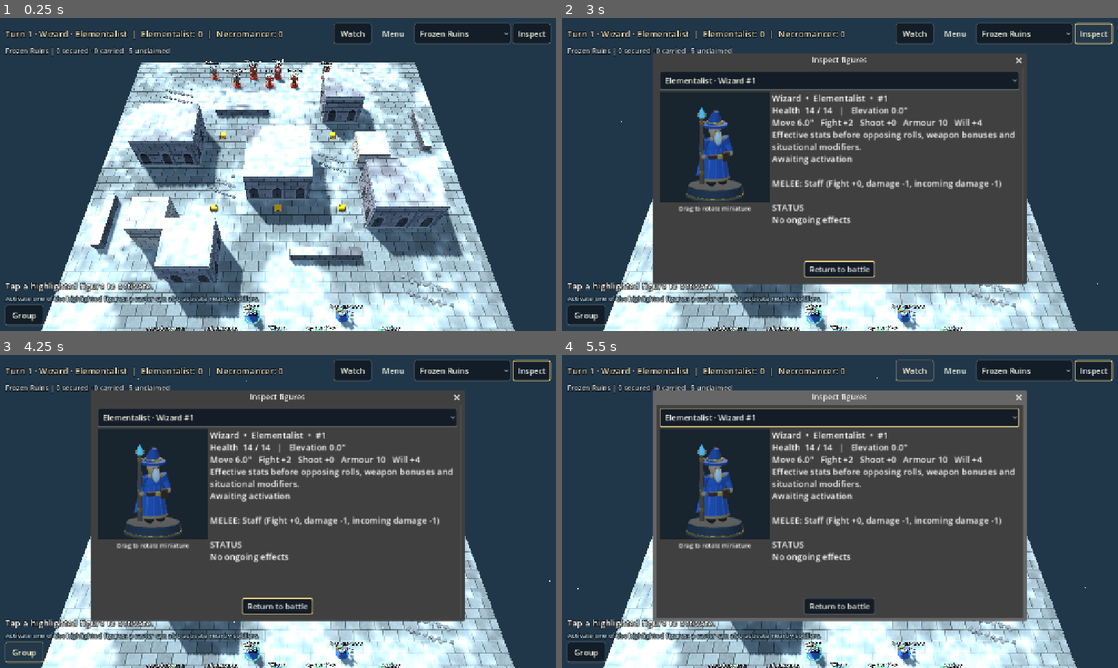
Above: before the commit, frames 1-4 (two rows, left to right).
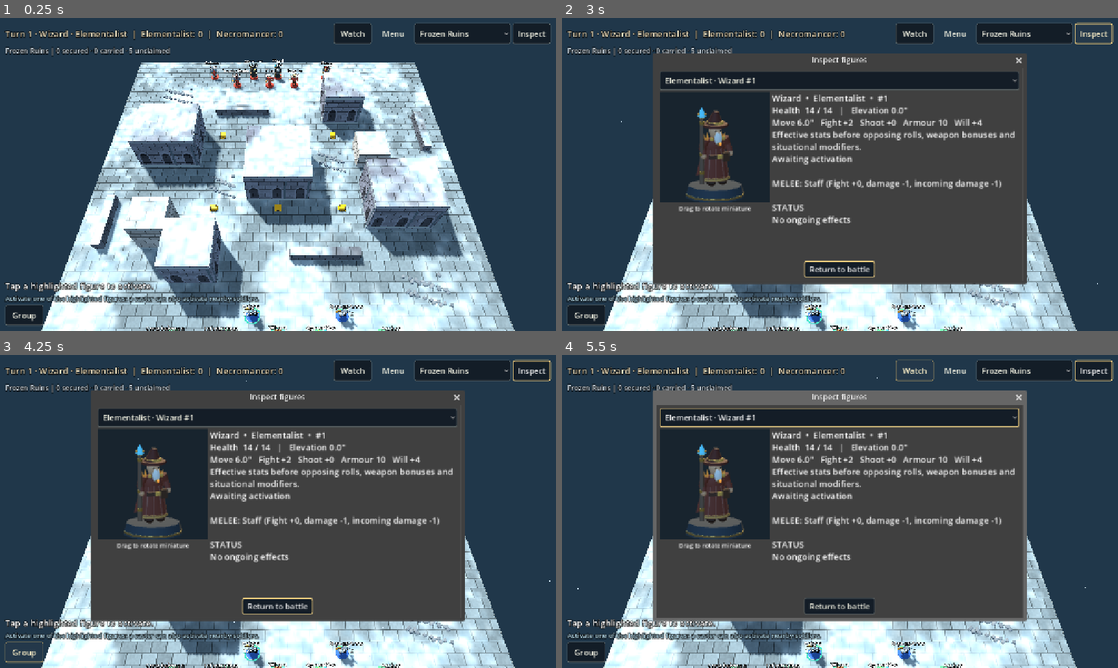
Above: after the commit, the same moments.

Repository: drag0nblad3/Frostgame
Game: Godot game, scene res://scenes/main.tscn
Same seed, same stepped clock (60 frames per second), same inputs: the game is played once before the commit and once after it.
Inputs:
- Up to frame 1 (0.25 s): no input
- Up to frame 2 (3 s): click "Watch" at 0.5 s; click "Watch" at 1.25 s; click "Frozen Ruins" at 2 s; click "Inspect" at 2.75 s
- Up to frame 3 (4.25 s): click "Group" at 3.5 s
- Up to frame 4 (5.5 s): click "Elementalist · Wizard #1" at 4.25 s; click "Watch" at 5 s

The runs differ from the first frame. In frame 1, less than 0.1% of the frame differs, in the area x 45-58%, y 14-100%; in frame 2, 0.7%, in the area x 24-58%, y 29-100%; in frame 3, 0.7%; in frame 4, 0.7%.

Commit message:
Give all ten wizard schools distinct painted robes, ornaments and recruitment previews

Diff:
--- a/src/core/state/battle_snapshot.gd
+++ b/src/core/state/battle_snapshot.gd
@@ -3,7 +3,7 @@
 ## Local, versioned checkpoint. No objects or suspended callbacks are deserialized.
 const VERSION := 1
 const PATH := "user://frostgame_battle_v1.dat"
-const STATE := ["side_names", "turn", "phase", "push_winner", "push_los …(505 unchanged characters)…
+const STATE := ["side_names", "side_schools", "turn", "phase", "push_winner", "push_los …(505 unchanged characters)…
 const EARLY := ["leaders", "eligible", "used", "closed"]
 const GROUP := ["stage", "side", "members", "pending"]
 const TOKEN := ["id", "pos", "carrier_id", "secured_by", "lost", "ever_collected", "central", "frozen"]
--- a/src/core/state/game_state.gd
+++ b/src/core/state/game_state.gd
@@ -7,6 +7,8 @@
 var board: Board
 var figures: Array[Figure] = []
 var side_names: Array[String] = []
+## Optional declared school for presentation; empty for old checkpoints or generic warbands.
+var side_schools := {}
 var turn := 0
 var phase := Phase.WIZARD
 var early := EarlyPhase.new()
--- a/src/core/state/scenario_loader.gd
+++ b/src/core/state/scenario_loader.gd
@@ -30,6 +30,10 @@
 	for side in warbands.size():
 		var wb: Dictionary = warbands[side]
 		s.side_names.append(wb.get("name", "Warband %d" % (side + 1)))
+		var schools: Dictionary = JsonFile.read("res://data/schools.json")
+		var school := str(wb.get("school", wb.get("name", ""))).to_lower()
+		if schools.has(school):
+			s.side_schools[side] = school
 		s.spellbooks[side] = wb.get("spells", {})
 		if wb.get("telescope", false):
 			s.telescope_ready[side] = true
--- a/src/view/hud/figure_inspector.gd
+++ b/src/view/hud/figure_inspector.gd
@@ -74,7 +74,7 @@
 	if f != null:
 		_body.text = describe(_state, f)
 		var color: Color = Color(0.65, 0.45, 0.75) if f.side < 0 else FigureView.SIDE_COLORS[f.side % FigureView.SIDE_COLORS.size()]
-		_portrait.set_figure(f, color)
+		_portrait.set_figure(f, color, SchoolArt.of_figure(f))
 
 
 static func describe(s: GameState, f: Figure) -> String:
--- a/src/view/hud/miniature_portrait.gd
+++ b/src/view/hud/miniature_portrait.gd
@@ -53,17 +53,17 @@
 	set_process(false)
 
 
-func set_figure(f: Figure, color: Color) -> void:
+func set_figure(f: Figure, color: Color, school: String = "") -> void:
 	if not is_instance_valid(_turntable):
 		return
-	var next := "%s:%s:%s:%s:%s" % [f.def.id, f.id, f.melee.id if f.melee != null else "", f.ranged.id if f.ranged != null else "", color]
+	var next := "%s:%s:%s:%s:%s:%s" % [f.def.id, f.id, f.melee.id if f.melee != null else "", f.ranged.id if f.ranged != null else "", color, school]
 	if next == _key:
 		return
 	_key = next
 	if is_instance_valid(_model):
 		_turntable.remove_child(_model)
 		_model.queue_free()
-	_model = MiniatureFactory.create(f, color)
+	_model = MiniatureFactory.create(f, color, school)
 	_turntable.add_child(_model)
 	_turntable.rotation.y = 0.0
 	var box := _bounds(_model, _model.transform)
--- a/src/view/hud/warband_setup.gd
+++ b/src/view/hud/warband_setup.gd
@@ -15,6 +15,7 @@
 var _hire: Button
 var _recruit_portrait: MiniaturePortrait
 var _recruit_info: Label
+var _wizard_portrait: MiniaturePortrait
 
 
 func setup(db: FigureDb) -> void:
@@ -45,6 +46,9 @@
 			_school.select(_school.item_count - 1)
 	body.add_child(_school)
 	_school.item_selected.connect(_change_school)
+	_wizard_portrait = MiniaturePortrait.new()
+	_wizard_portrait.custom_minimum_size = Vector2(260, 190)
+	body.add_child(_wizard_portrait)
 	_spell_rows = VBoxContainer.new()
 	body.add_child(_spell_rows)
 	_apprentice = CheckBox.new()
@@ -137,6 +141,8 @@
 func _update() -> void:
 	if _summary == null:
 		return
+	var wizard_def := CasterLoadout.definition(draft.db.get_def("wizard"), draft.wizard_weapons, draft.db)
+	_wizard_portrait.set_figure(Figure.new(0, wizard_def, 0, Vector2.ZERO, draft.db.unarmed()), FigureView.SIDE_COLORS[0], draft.school)
 	_roster.clear()
 	for id in draft.soldiers:
 		var d := draft.db.get_def(id)
--- a/src/view/miniature_factory.gd
+++ b/src/view/miniature_factory.gd
@@ -8,7 +8,7 @@
 const SKIN := Color(0.78, 0.61, 0.46)
 
 
-static func create(f: Figure, faction: Color) -> Node3D:
+static func create(f: Figure, faction: Color, school_override: String = "") -> Node3D:
 	var model := Node3D.new()
 	var color := faction
 	if CreatureSculpt.create(model, f, faction) or MonsterSculpt.create(model, f):
@@ -20,11 +20,13 @@
 		animal(model, f.def.id)
 	else:
 		var caster := f.def.role in ["wizard", "apprentice"]
+		var school := school_override if not school_override.is_empty() else SchoolArt.of_figure(f)
+		var cloth_color := SchoolArt.cloth(school, faction) if caster else faction
 		var undead := f.def.traits.has("undead")
 		var demon := f.def.traits.has("demon")
 		var large := f.def.traits.has("large")
 		var skin := BONE if undead else (Color(0.62, 0.24, 0.26) if demon else SKIN)
-		var coat := Color(0.29, 0.38, 0.45) if undead else faction.darkened(0.30)
+		var coat := Color(0.29, 0.38, 0.45) if undead else cloth_color.darkened(0.20)
 		var metal := f.def.armour >= 11 and not caster
 		for x: float in [-0.13, 0.13]:
 			CreatureSculpt.limb(model, Vector3(x * 0.86, 0.58, 0), Vector3(x * 1.14, 0.17, 0.035), 0.105, LEATHER, 0.81)
@@ -45,12 +47,13 @@
 		sphere(model, Vector3(0, 1.30, -0.015), Vector3(0.32, 0.38, 0.31), skin)
 		if caster:
 			if f.def.role == "wizard":
-				cylinder(model, Vector3(0, 1.59, 0), 0.065, 0.24, 0.37, faction.darkened(0.40)).rotation.z = 0.12
-				cylinder(model, Vector3(0, 1.45, 0), 0.32, 0.32, 0.055, faction.darkened(0.35))
+				cylinder(model, Vector3(0, 1.59, 0), 0.065, 0.24, 0.37, cloth_color.darkened(0.40)).rotation.z = 0.12
+				cylinder(model, Vector3(0, 1.45, 0), 0.32, 0.32, 0.055, cloth_color.darkened(0.35))
 				cylinder(model, Vector3(0, 1.51, 0), 0.20, 0.21, 0.06, Color(0.76, 0.59, 0.27))
 			else:
-				ClothSculpt.hood(model, faction.darkened(0.45))
-			ClothSculpt.cape(model, faction.darkened(0.12), 0.90 if f.def.role == "wizard" else 0.67)
+				ClothSculpt.hood(model, cloth_color.darkened(0.45))
+			ClothSculpt.cape(model, cloth_color.darkened(0.12), 0.90 if f.def.role == "wizard" else 0.67)
+			SchoolArt.dress(model, school, f.def.role == "apprentice")
 		elif metal:
 			sphere(model, Vector3(0, 1.36, 0.015), Vector3(0.38, 0.34, 0.35), IRON)
 			box(model, Vector3(0, 1.31, -0.18), Vector3(0.28, 0.075, 0.07), Color(0.08, 0.12, 0.16))
--- /dev/null
+++ b/src/view/school_art.gd
@@ -0,0 +1,97 @@
+class_name SchoolArt
+extends RefCounted
+## Original school-specific color schemes and ornaments. Base rings retain team color.
+const PALETTES := {
+	"chronomancer": ["34445d", "b4a46b", "a8ddf0"],
+	"elementalist": ["834334", "d49a51", "ff9a39"],
+	"enchanter": ["265a52", "c6a05c", "9be0b7"],
+	"illusionist": ["594274", "c6b1dc", "d9a5ff"],
+	"necromancer": ["30383a", "b9c7a0", "86e6a0"],
+	"sigilist": ["5a3532", "dbbe88", "ffd38a"],
+	"soothsayer": ["2d536c", "acb9c8", "83d5f4"],
+	"summoner": ["63384b", "b7754a", "ed8da9"],
+	"thaumaturge": ["c2c4af", "b79349", "fff0b0"],
+	"witch": ["4c5936", "ad9b70", "c2df77"]
+}
+
+
+static func of_figure(f: Figure) -> String:
+	if f.battle_ref != null:
+		var s := f.battle_ref.get_ref() as GameState
+		if s != null:
+			return str(s.side_schools.get(f.original_side, ""))
+	return ""
+
+
+static func cloth(school: String, fallback: Color) -> Color:
+	return Color(PALETTES[school][0]) if PALETTES.has(school) else fallback
+
+
+static func accent(school: String) -> Color:
+	return Color(PALETTES[school][1]) if PALETTES.has(school) else Color(0.76,0.59,0.27)
+
+
+static func glow(school: String) -> Color:
+	return Color(PALETTES[school][2]) if PALETTES.has(school) else Color(0.38,0.83,1.0)
+
+
+static func dress(root: Node3D, school: String, apprentice: bool) -> void:
+	if not PALETTES.has(school):
+		return
+	var trim := accent(school)
+	var color := cloth(school, Color.WHITE)
+	var gem := glow(school)
+	# A shared school insignia on the chest, independent of the selected weapon.
+	var pin := MiniatureFactory.sphere(root, Vector3(0,1.04,-0.195),Vector3(0.115,0.145,0.075),trim)
+	WeaponSculpt.metal(pin)
+	CreatureSculpt.eye(root,Vector3(0,1.04,-0.245),gem)
+	match school:
+		"chronomancer":
+			for y: float in [0.57,0.70]:
+				var disc := MiniatureFactory.cylinder(root,Vector3(-0.20,y,-0.21),0.095,0.095,0.035,trim)
+				disc.rotation.x = PI*0.5
+			CreatureSculpt.limb(root,Vector3(-0.27,0.69,-0.24),Vector3(-0.13,0.58,-0.24),0.025,gem,1.0)
+		"elementalist":
+			for side: float in [-1.0,1.0]:
+				for i in 2:
+					var a := Vector3(side*(0.18+i*0.08),1.12,0.045)
+					CreatureSculpt.limb(root,a,a+Vector3(side*0.025,0.17-i*0.045,-0.03),0.045,gem,0.0)
+		"enchanter":
+			for i in 3:
+				var x := (i-1)*0.13
+				WeaponSculpt.metal(MiniatureFactory.box(root,Vector3(x,0.72,-0.23),Vector3(0.085,0.095,0.065),trim))
+		"illusionist":
+			for side: float in [-1.0,1.0]:
+				var a := Vector3(side*0.22,1.38,0.06)
+				CreatureSculpt.limb(root,a,a+Vector3(side*0.09,0.22,0.16),0.045,trim,0.06)
+		"necromancer":
+			MiniatureFactory.sphere(root,Vector3(-0.20,0.69,-0.23),Vector3(0.19,0.22,0.17),Color(0.89,0.84,0.69))
+			for x: float in [-0.24,-0.16]:
+				MiniatureFactory.sphere(root,Vector3(x,0.71,-0.31),Vector3.ONE*0.045,Color(0.08,0.11,0.10))
+		"sigilist":
+			MiniatureFactory.box(root,Vector3(0.18,0.80,-0.22),Vector3(0.22,0.31,0.12),trim)
+			MiniatureFactory.box(root,Vector3(0.18,0.80,-0.292),Vector3(0.17,0.26,0.025),color)
+			for i in 3:
+				MiniatureFactory.box(root,Vector3(0.18,0.73+i*0.065,-0.31),Vector3(0.11,0.022,0.02),gem)
+		"soothsayer":
+			var orb := MiniatureFactory.sphere(root,Vector3(-0.24,0.78,-0.31),Vector3.ONE*0.19,gem)
+			var mat: StandardMaterial3D = orb.material_override
+			mat.emission_enabled = true
+			mat.emission = gem*0.45
+		"summoner":
+			for side: float in [-1.0,1.0]:
+				var a := Vector3(side*0.17,1.46,0.04)
+				var b := a+Vector3(side*0.12,0.15,0.01)
+				CreatureSculpt.limb(root,a,b,0.06,trim,0.6)
+				CreatureSculpt.limb(root,b,b+Vector3(side*0.06,0.12,-0.08),0.035,trim,0.0)
+		"thaumaturge":
+			for side: float in [-1.0,1.0]:
+				MiniatureFactory.box(root,Vector3(side*0.16,0.88,-0.18),Vector3(0.095,0.42,0.075),trim)
+		"witch":
+			for i in 3:
+				var x := -0.18+i*0.17
+				MiniatureFactory.sphere(root,Vector3(x,0.71,-0.235),Vector3(0.10,0.16,0.11),gem.darkened(i*0.13))
+				MiniatureFactory.cylinder(root,Vector3(x,0.80,-0.235),0.034,0.035,0.045,trim)
+	if not apprentice:
+		var hem := MiniatureFactory.cylinder(root,Vector3(0,0.23,0),0.34,0.36,0.035,trim)
+		hem.scale.z = 0.75
--- a/tests/roster_smoke.gd
+++ b/tests/roster_smoke.gd
@@ -37,7 +37,7 @@
 		return true
 	setup._confirm()
 	var s: GameState = _scene.controller.state
-	if s.side_names[0] != "CI Wizard" or s.spellbooks[0].size() != 8 or s.side_figures(0).size() != 5:
+	if s.side_names[0] != "CI Wizard" or s.spellbooks[0].size() != 8 or s.side_schools.get(0) != "witch" or s.side_figures(0).size() != 5:
 		printerr("Roster deployment failed")
 		quit(1)
 		return true
--- /dev/null
+++ b/tests/unit/test_school_art.gd
@@ -0,0 +1,24 @@
+extends TestCase
+
+
+func test_school_catalog_has_ten_visual_palettes() -> void:
+	var schools: Dictionary = JsonFile.read("res://data/schools.json")
+	check_eq(SchoolArt.PALETTES.size(), schools.size())
+	var defs := db()
+	for id: String in schools:
+		check(SchoolArt.PALETTES.has(id))
+		var f := Figure.new(1,defs.get_def("wizard"),0,Vector2.ZERO,defs.unarmed())
+		var model := MiniatureFactory.create(f,Color.BLUE,id)
+		check(not model.find_children("*","MeshInstance3D",true,false).is_empty())
+		model.free()
+
+
+func test_school_metadata_survives_checkpoint() -> void:
+	var s := ScenarioLoader.load_id("treasure_skirmish",db(),terrain())
+	check_eq(s.side_schools.get(0),"elementalist")
+	check_eq(s.side_schools.get(1),"necromancer")
+	var c := GameController.new(s,Dice.new(7))
+	var restored := BattleSnapshot.rebuild(BattleSnapshot.capture(c),db())
+	check(restored != null)
+	if restored != null:
+		check_eq(SchoolArt.of_figure(restored.state.figure(1)),"elementalist")
--- a/tools/miniature_gallery.gd
+++ b/tools/miniature_gallery.gd
@@ -15,6 +15,13 @@
 	var db := FigureDb.load_files()
 	var ids := ["wizard", "apprentice", "knight", "templar", "ranger", "archer", "apothecary", "barbarian", "skeleton", "a …(193 unchanged characters)…
 	var args := OS.get_cmdline_user_args()
+	var school_gallery := args.size() > 1 and args[1] == "schools"
+	var schools: Array = SchoolArt.PALETTES.keys()
+	if school_gallery:
+		ids.clear()
+		for school in schools:
+			ids.append("wizard")
+			ids.append("apprentice")
 	if args.size() > 1 and args[1] == "bestiary":
 		ids = ["imp", "minor_demon", "major_demon", "small_construct", "medium_construct", "large_construct", "ghoul", "zombi …(194 unchanged characters)…
 	for i in ids.size():
@@ -22,7 +29,14 @@
 		var f := Figure.new(i + 1, def, 0 if def.role != "creature" else -1, Vector2(2 + i % 6 * 2.2, 2 + floori(i / 6.0) * 3.1), db.unarmed())
 		var v := FigureView.new()
 		_scene.add_child(v)
+		var state: GameState
+		if school_gallery:
+			state = GameState.new()
+			state.side_schools[0] = schools[floori(i/2.0)]
+			f.battle_ref = weakref(state)
 		v.setup(f, "Gallery")
+		if school_gallery:
+			v._plate.text = str(schools[floori(i/2.0)]).capitalize() + "\n" + f.def.name
 		v.face_toward(Vector3(6, 0, -12))
 	var base := BoxMesh.new()
 	base.size = Vector3(15, 0.25, 14)
